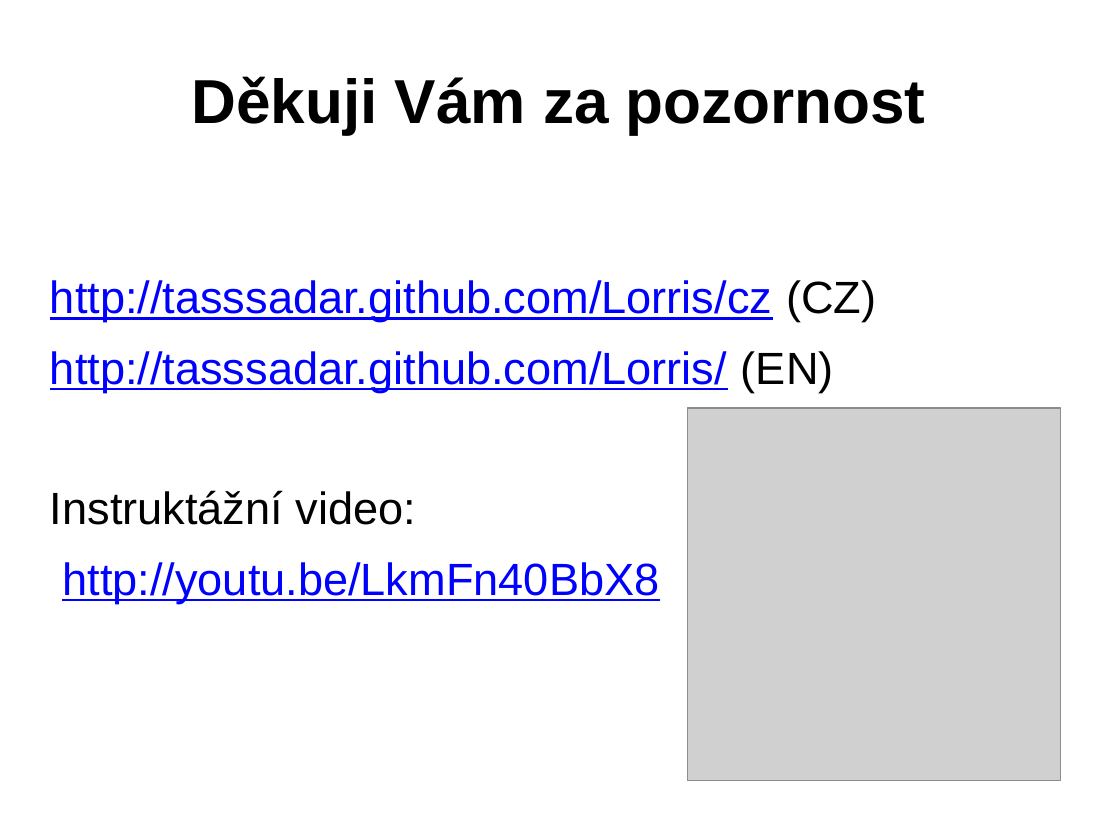
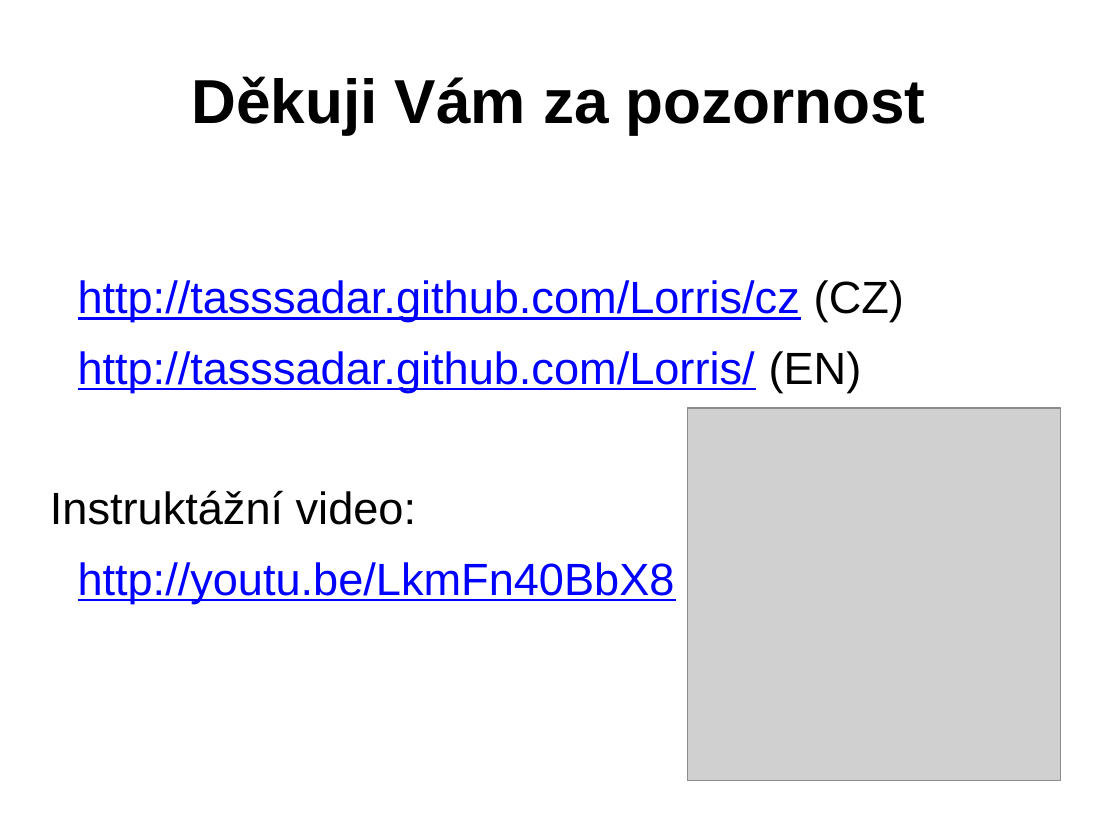
Before and after one commit to Tasssadar/soc, a slide deck: slide 8 of prezentace.odp (slide 11 before the commit). Drawn at 1120x840 pixels with LibreOffice and Linux fonts; fonts in the diff are those of the drawing; grey boxes stand for pictures; background and template pictures are left out. Boxes give left, top, right and bottom in pixels: in the first picture for what was removed or moved away, otherwise in the second. Text is boxed around its words. In the diff, an @@ line names an element or a change of style, - is before the commit and + after.

```diff
--- a/prezentace.odp
+++ b/prezentace.odp
@@ text at <box>78,280,904,392</box>: text changed @@
-http://tasssadar.github.com/Lorris/cz (CZ)
-http://tasssadar.github.com/Lorris/ (EN)
+- http://tasssadar.github.com/Lorris/cz (CZ)
+- http://tasssadar.github.com/Lorris/ (EN)
@@ text at <box>78,562,675,603</box>: text changed @@
-http://youtu.be/LkmFn40BbX8
+- http://youtu.be/LkmFn40BbX8
```
Also in this commit, not shown: 5 other slides changed, 3 slides removed, 1 other file.
